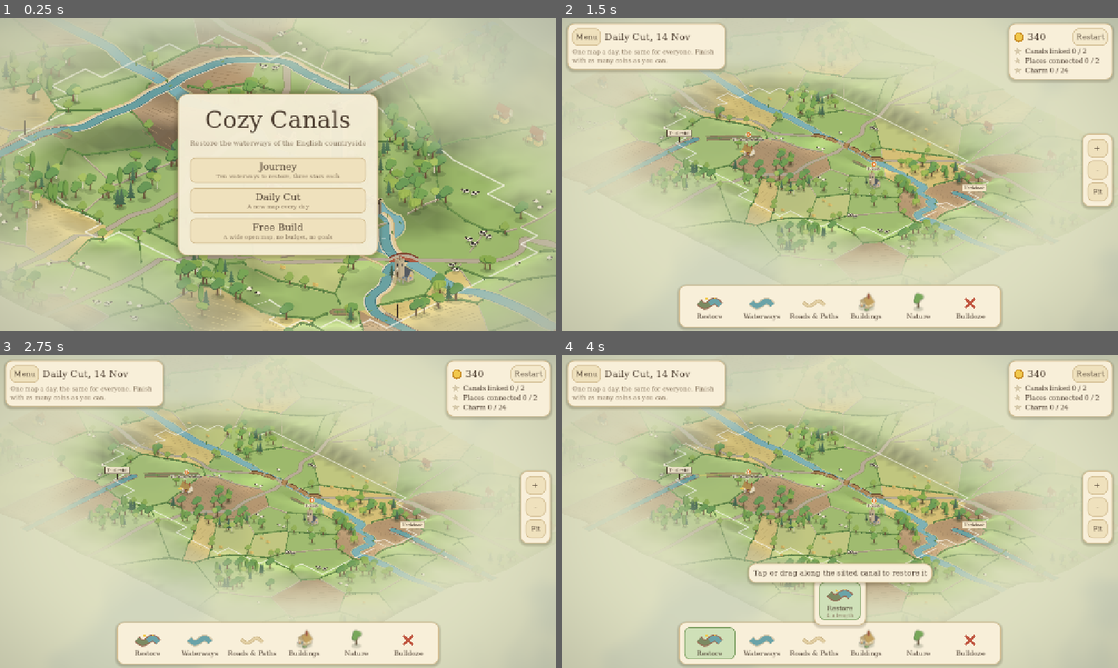
Above: before the commit, frames 1-4 (two rows, left to right).
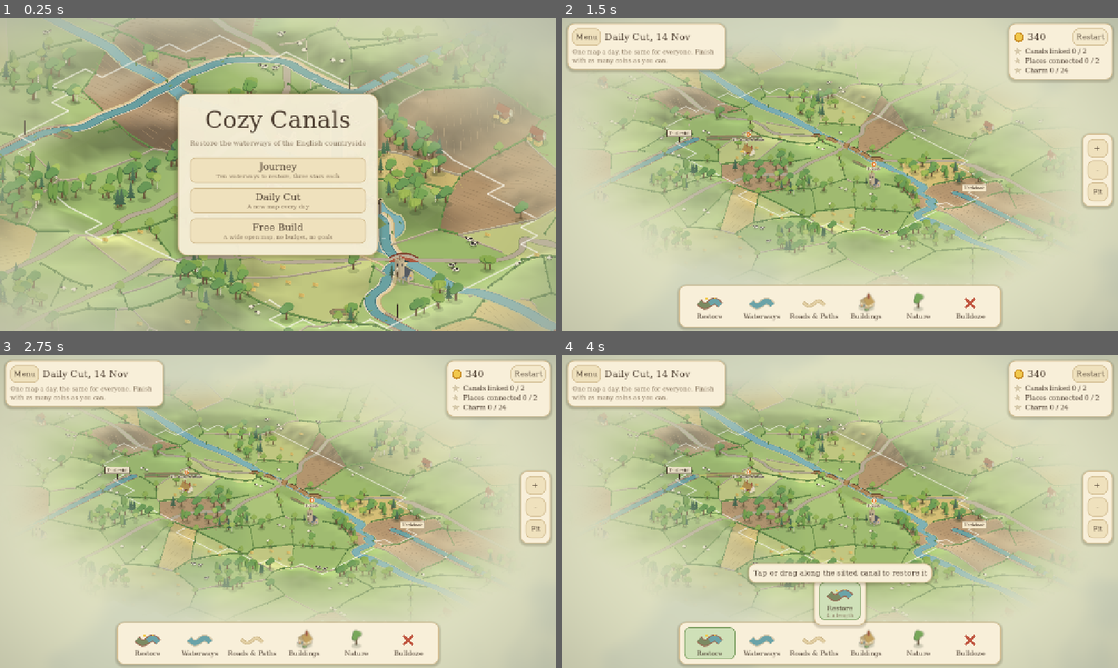
Above: after the commit, the same moments.

Repository: J45PER/CozyCanals
Game: Godot game, scene res://scenes/main.tscn
The game is run twice, just before and just after one commit, with the same random seed, the same clock (stepped at 60 frames per second) and the same inputs.
Inputs (mouse positions are in pixels of both pictures, inside the frame that each line leads up to):
- Up to frame 1 (0.25 s): no input
- Up to frame 2 (1.5 s): click (840, 199) at 0.5 s; click "Restart" at 1.25 s
- Up to frame 3 (2.75 s): click "Restart" at 2 s
- Up to frame 4 (4 s): click "Restart" at 2.75 s; click (712, 642) at 3.52 s

The runs differ from the first frame. In frame 1, 25% of the frame differs, in the area x 0-100%, y 0-100%; in frame 2, 12%; in frame 3, 12%; in frame 4, 12%.

Commit message:
Keep the camera over the map; fade the countryside fully into haze
The countryside around the map is wider (scaled to the map) and fades
completely into the background colour before its edge, so no edge can
be seen. The camera can't zoom out past the whole map, and the middle of
the screen is held over the map, nearer the centre the further out the
zoom. Rebuilt the Android test APK.

Co-Authored-By: Claude Opus 5.5 <noreply@anthropic.com>
Claude-Session: https://claude.ai/code/session_01HsNQDJYuQP1M1yZVjh2sFJ

Diff:
--- a/scripts/main.gd
+++ b/scripts/main.gd
@@ -310,9 +310,16 @@
 	_view_tween.tween_property(view, "position", to_p, 0.35)
 
 
+func _fit_scale() -> float:
+	var area := _fit_rect()
+	var b := view.bounds()
+	return minf(minf(area.size.x / b.size.x, area.size.y / b.size.y), 1.6)
+
+
 func _zoom_at(point: Vector2, factor: float) -> void:
 	var old := view.scale.x
-	var s := clampf(old * factor, 0.35, 3.5)
+	# No further out than the whole map; the countryside beyond is scenery.
+	var s := clampf(old * factor, _fit_scale() * 0.9, 3.5)
 	var local := (point - view.position) / old
 	view.scale = Vector2(s, s)
 	view.position = point - local * s
@@ -324,25 +331,27 @@
 	_clamp_view()
 
 
-# Keeps some of the map on screen however far it is dragged.
+# Keeps the middle of the screen over the playable map, so the view can
+# never wander off into the countryside.
 func _clamp_view() -> void:
-	if world == null:
-		return
-	var b := view.bounds()
-	var vp := get_viewport_rect().size
-	var lo := view.position + b.position * view.scale.x
-	var hi := lo + b.size * view.scale.x
-	var margin := vp * 0.15
-	var shift := Vector2.ZERO
-	if hi.x < margin.x:
-		shift.x = margin.x - hi.x
-	elif lo.x > vp.x - margin.x:
-		shift.x = vp.x - margin.x - lo.x
-	if hi.y < margin.y:
-		shift.y = margin.y - hi.y
-	elif lo.y > vp.y - margin.y:
-		shift.y = vp.y - margin.y - lo.y
-	view.position += shift
+	if world == null or mode == "menu":
+		return
+	var mid := _fit_rect().get_center()
+	var local := (mid - view.position) / view.scale.x
+	var a := local.x / WorldView.HW
+	var b := local.y / WorldView.HH
+	var m := Vector2((a + b) * 0.5, (b - a) * 0.5)
+	# The further out the zoom, the closer to the middle the view is held, so
+	# the screen is always mostly playable map.
+	var area := _fit_rect().size
+	var reach := minf(area.x / (2.0 * view.scale.x * WorldView.HW), area.y / (2.0 * view.scale.y * WorldView.HH)) * 0.45
+	var lo := Vector2(minf(reach, world.w * 0.5), minf(reach, world.h * 0.5))
+	var held := m.clamp(lo, Vector2(world.w, world.h) - lo)
+	if held == m:
+		return
+	var back := Vector2((held.x - held.y) * WorldView.HW, (held.x + held.y) * WorldView.HH)
+	view.position = mid - back * view.scale.x
+	_fling = Vector2.ZERO
 
 
 func _process(delta: float) -> void:
--- a/scripts/world_view.gd
+++ b/scripts/world_view.gd
@@ -24,7 +24,11 @@
 const HW := Art.HW
 const HH := Art.HH
 const HSTEP := Art.HSTEP
-const APRON := 7              # cells of countryside drawn around the map
+## Cells of countryside drawn around the map: wide enough to fill the screen
+## at any allowed zoom, fading fully into the background before its edge.
+var APRON := 10
+var _full_fade := 8            # distance from the land where the haze is complete
+const BOAT_RUN := 6            # cells a boat travels through the countryside
 
 const CANAL_W := 0.2
 const BRICK_OLD := Color("9a6a55")       # Victorian engineering brick
@@ -133,6 +137,11 @@
 	return _h(c) * HSTEP
 
 
+## True for countryside so far out that the haze hides it completely.
+func _hidden(c: Vector2i) -> bool:
+	return not world.in_bounds(c) and _apron_d.get(c, APRON) > _full_fade
+
+
 ## Haze is applied by a shader (see _build_haze); colours here stay plain.
 func _fade(_c: Vector2i) -> float:
 	return 0.0
@@ -147,7 +156,8 @@
 			var c := Vector2i(x - APRON, y - APRON)
 			var f := 0.0
 			if not world.in_bounds(c):
-				f = clampf(0.32 + (_apron_d.get(c, APRON) - 1) * 0.11, 0.0, 0.9)
+				var d: int = _apron_d.get(c, APRON)
+				f = 0.3 + 0.7 * smoothstep(1.0, float(_full_fade), float(d))
 			img.set_pixel(x, y, Color(f, f, f))
 	var mat := ShaderMaterial.new()
 	mat.shader = preload("res://shaders/haze.gdshader")
@@ -163,6 +173,8 @@
 
 func set_world(wd: World) -> void:
 	world = wd
+	APRON = clampi((world.w + world.h) / 3, 11, 16)
+	_full_fade = APRON - 2
 	_boats.clear()
 	_puffs.clear()
 	_place_top.clear()
@@ -301,6 +313,8 @@
 		var smoke := []
 		var water := []
 		for c in cells:
+			if _hidden(c):
+				continue
 			_emit_terrain(c, terrain)
 			_emit_links(c, links)
 			if _is_raised(c):
@@ -357,10 +371,10 @@
 ## Sends a boat along `path`, arriving from the distance and leaving the same way.
 func spawn_boat(path: Array[Vector2i], dir_in: Vector2i, dir_out: Vector2i) -> void:
 	var cells: Array[Vector2i] = []
-	for k in range(APRON - 1, 0, -1):
+	for k in range(BOAT_RUN, 0, -1):
 		cells.append(path[0] + dir_in * k)
 	cells.append_array(path)
-	for k in range(1, APRON):
+	for k in range(1, BOAT_RUN + 1):
 		cells.append(path[path.size() - 1] + dir_out * k)
 	_boats.append({"cells": cells, "s": 0.0, "look": randi() % maxi(Sprites.boat_liveries, 1)})
 
@@ -562,6 +576,8 @@
 	for y in range(-APRON, world.h + APRON):
 		for x in range(-APRON, world.w + APRON):
 			var c := Vector2i(x, y)
+			if _hidden(c):
+				continue
 			var o := Vector2(c)
 			var pieces := []
 			var zm := _centre_z(c)
@@ -639,6 +655,8 @@
 	for y in range(-APRON, world.h + APRON):
 		for x in range(-APRON, world.w + APRON):
 			var c := Vector2i(x, y)
+			if _hidden(c):
+				continue
 			var centre := Vector2(x + 0.5, y + 0.5)
 			var nearest := 0
 			for i in count:
Binary file added: docs/level10.png
Not shown, changed: builds/CozyCanals.apk
